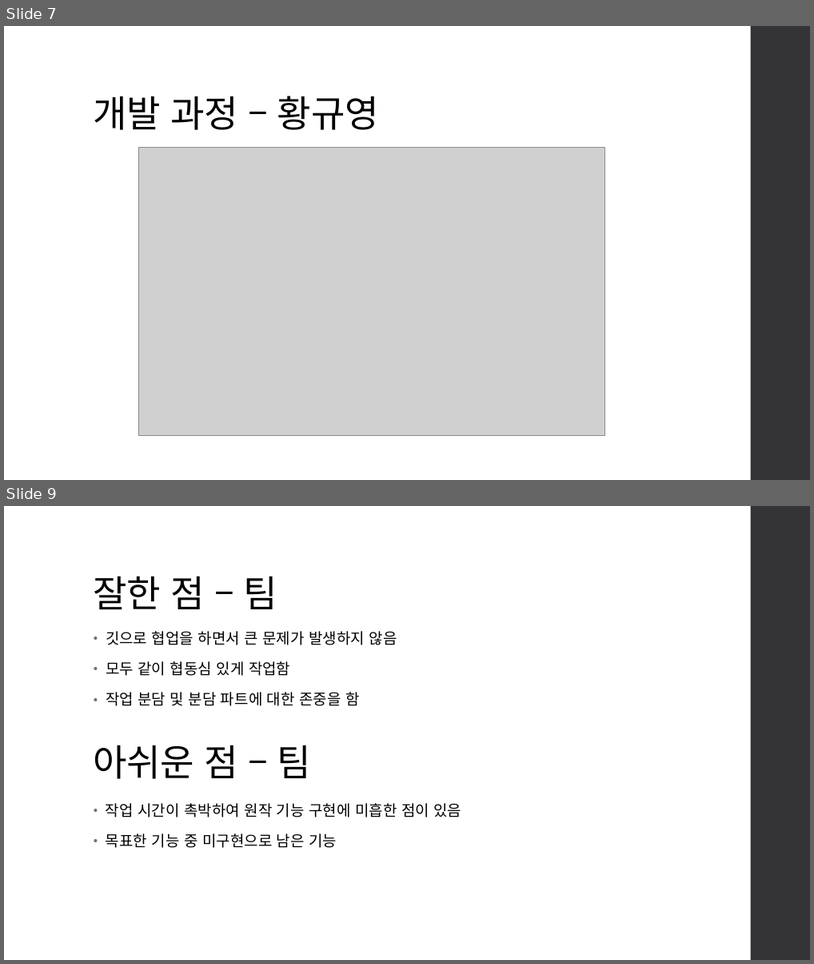
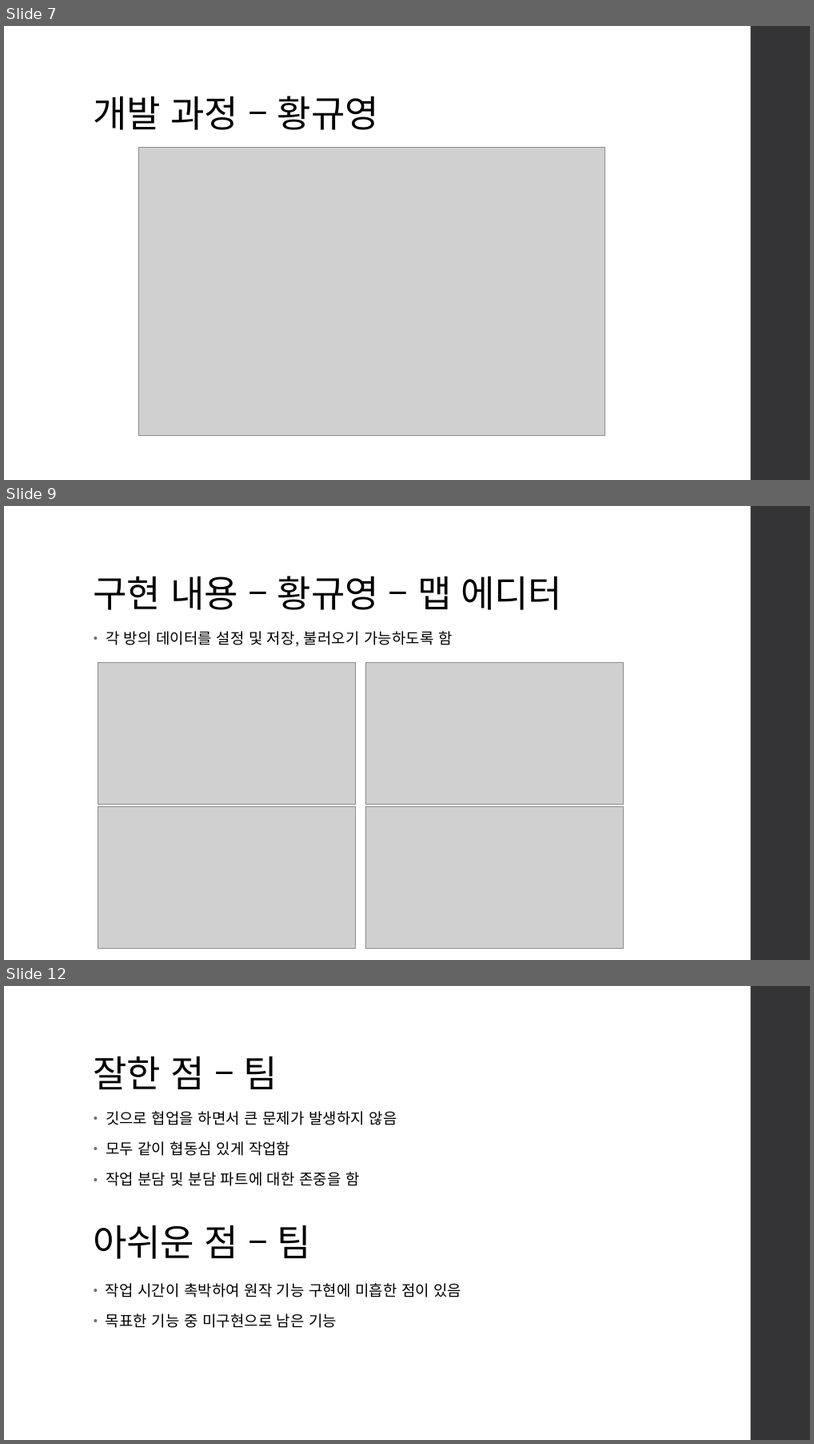
Before and after one commit to jigyu12/SFML_Team_Mockup_Project-Dungreed, a slide deck: SFML 던그리드 모작 팀 프로젝트(민지규, 박지광, 황규영) 발표 자료 - 황규영.pptx. Shown one above the other, each under a label of ours: slides 7 and 9 before the commit, slides 7, 9 and 12 after it; the slides between them are not shown. The pictures are 814x964 and 814x1444 pixels, drawn with LibreOffice and Linux fonts; fonts in the diff are those of the drawing; grey boxes stand for pictures. Boxes give left, top, right and bottom in pixels: in the first picture for what was removed or moved away, otherwise in the second. Text is boxed around its words. In the diff, an @@ line names an element or a change of style, - is before the commit and + after.

Commit message:
황규영 발표 자료 작성

```diff
--- a/SFML 던그리드 모작 팀 프로젝트(민지규, 박지광, 황규영) 발표 자료 - 황규영.pptx
+++ b/SFML 던그리드 모작 팀 프로젝트(민지규, 박지광, 황규영) 발표 자료 - 황규영.pptx
@@ slide 9 added at [4, 506, 810, 960], background #FFFFFF; not listed: 1 template element that a slide beside it also shows @@
@@ title added at [94, 576, 562, 610], 44 pt, text #000000 @@
+구현 내용 – 황규영 – 맵 에디터
@@ text added at [106, 631, 452, 647], 18 pt, text #000000 @@
+• 각 방의 데이터를 설정 및 저장, 불러오기 가능하도록 함
@@ picture added at [98, 662, 355, 804] @@
@@ picture added at [366, 662, 623, 804] @@
@@ picture added at [98, 807, 355, 948] @@
@@ picture added at [366, 807, 623, 948] @@
@@ what was slide 9 is now slide 12 @@
```
Also in this commit, not shown: 5 other slides added, 1 slide removed.
